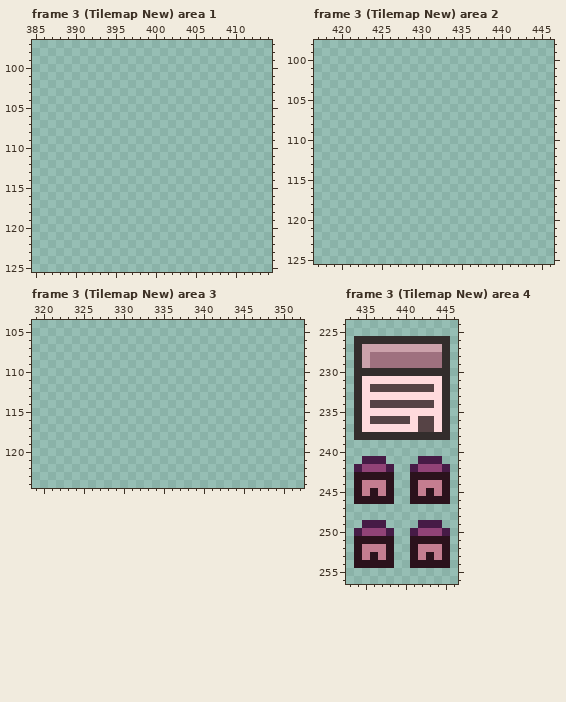
Pixel-art file: assets/sprites/basesheet.ase. This is how it looked before the edit.
512x512 pixels, 7 frames. Colours within 5 levels of each other are drawn and written as one. Shown: frame 3 (Tilemap New) area 1: x 385..414, y 97..125; frame 3 (Tilemap New) area 2: x 417..446, y 98..125; frame 3 (Tilemap New) area 3: x 319..352, y 104..124; frame 3 (Tilemap New) area 4: x 433..446, y 224..256. The commit also changed other frames or places, which this record leaves out.
New version:
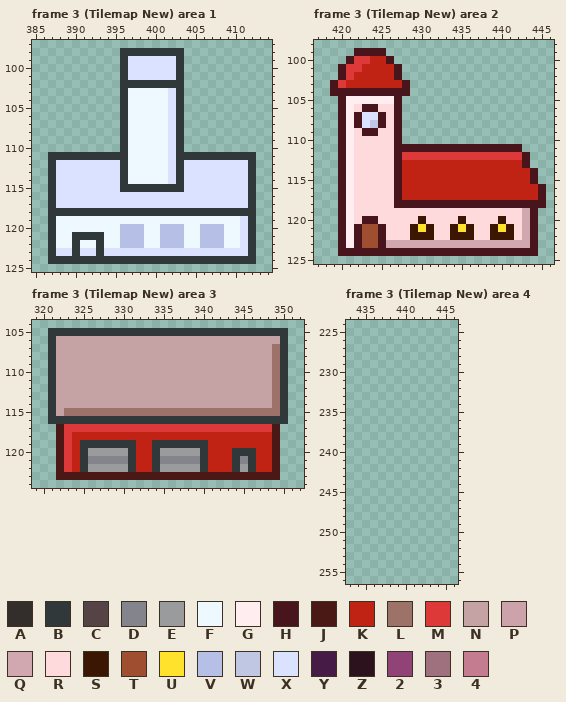
Palette (. is transparent): A #332d2c  B #303839  C #564345  D #84858c  E #999b9d  F #edf8ff  G #ffedef  H #47151b  J #4a1915  K #c02214  L #9c7269  M #dd3939  N #c5a2a4  P #cca2ab  Q #d1a8b0  R #ffdadd  S #3a1603  T #9f4f30  U #ffe22c  V #b6c0e6  W #bfc7e3  X #dae2ff  Y #461b46  Z #2b121c  2 #914377  3 #9f717f  4 #c47d90
From the commit log: add building drafts
Change:
--- frame 3 (Tilemap New) area 1, layer "Layer 1"
@@ x 385..414 @@
  97 ..............................
- 98 ..............................
- 99 ..............................
-100 ..............................
-101 ..............................
-102 ..............................
-103 ..............................
-104 ..............................
-105 ..............................
-106 ..............................
-107 ..............................
-108 ..............................
-109 ..............................
-110 ..............................
-111 ..............................
-112 ..............................
-113 ..............................
-114 ..............................
-115 ..............................
-116 ..............................
-117 ..............................
-118 ..............................
-119 ..............................
-120 ..............................
-121 ..............................
-122 ..............................
-123 ..............................
-124 ..............................
+ 98 ...........BBBBBBBB...........
+ 99 ...........BXXXXXXB...........
+100 ...........BXXXXXXB...........
+101 ...........BXXXXXXB...........
+102 ...........BBBBBBBB...........
+103 ...........BFFFFFXB...........
+104 ...........BFFFFFXB...........
+105 ...........BFFFFFXB...........
+106 ...........BFFFFFXB...........
+107 ...........BFFFFFXB...........
+108 ...........BFFFFFXB...........
+109 ...........BFFFFFXB...........
+110 ...........BFFFFFXB...........
+111 ..BBBBBBBBBBFFFFFXBBBBBBBBBB..
+112 ..BXXXXXXXXBFFFFFXBXXXXXXXXB..
+113 ..BXXXXXXXXBFFFFFXBXXXXXXXXB..
+114 ..BXXXXXXXXBFFFFFXBXXXXXXXXB..
+115 ..BXXXXXXXXBBBBBBBBXXXXXXXXB..
+116 ..BXXXXXXXXXXXXXXXXXXXXXXXXB..
+117 ..BXXXXXXXXXXXXXXXXXXXXXXXXB..
+118 ..BBBBBBBBBBBBBBBBBBBBBBBBBB..
+119 ..BFFFFFFFFFFFFFFFFFFFFFFFXB..
+120 ..BFFFFFFFFVVVFFVVVFFVVVFFXB..
+121 ..BFFBBBBFFVVVFFVVVFFVVVFFXB..
+122 ..BFFBFFBFFVVVFFVVVFFVVVFFXB..
+123 ..BXXBXXBXXXXXXXXXXXXXXXXXXB..
+124 ..BBBBBBBBBBBBBBBBBBBBBBBBBB..
 125 ..............................
--- frame 3 (Tilemap New) area 2, layer "Layer 1"
@@ x 417..446 @@
  98 ..............................
- 99 ..............................
-100 ..............................
-101 ..............................
-102 ..............................
-103 ..............................
-104 ..............................
-105 ..............................
-106 ..............................
-107 ..............................
-108 ..............................
-109 ..............................
-110 ..............................
-111 ..............................
-112 ..............................
-113 ..............................
-114 ..............................
-115 ..............................
-116 ..............................
-117 ..............................
-118 ..............................
-119 ..............................
-120 ..............................
-121 ..............................
-122 ..............................
-123 ..............................
-124 ..............................
+ 99 .....HHHH.....................
+100 ....HMMKKH....................
+101 ...HMMKKKKH...................
+102 ...HMKKKKKH...................
+103 ..HMKKKKKKKH..................
+104 ..HHHHHHHHHH..................
+105 ...HGGGGGGH...................
+106 ...HGRHHRRH...................
+107 ...HGHXXHRH...................
+108 ...HGHXWHRH...................
+109 ...HGRHHRRH...................
+110 ...HGRRRRRH...................
+111 ...HGRRRRRHHHHHHHHHHHHHHHH....
+112 ...HGRRRRRHMMMMMMMMMMMMMMMH...
+113 ...HGRRRRRHKKKKKKKKKKKKKKKH...
+114 ...HGRRRRRHKKKKKKKKKKKKKKKKH..
+115 ...HGRRRRRHKKKKKKKKKKKKKKKKH..
+116 ...HGRRRRRHKKKKKKKKKKKKKKKKKH.
+117 ...HGRRRRRHKKKKKKKKKKKKKKKKKH.
+118 ...HGRRRRRHHHHHHHHHHHHHHHHHHH.
+119 ...HGRRRRRRRRRRRRRRRRRRRRRQH..
+120 ...HGRHHRRRRRSRRRRSRRRRSRRQH..
+121 ...HGHTTHRRRSUSRRSUSRRSUSRQH..
+122 ...HGHTTHRRRSSSRRSSSRRSSSRQH..
+123 ...HGHTTHQQQQQQQQQQQQQQQQQQH..
+124 ...HHHHHHHHHHHHHHHHHHHHHHHHH..
 125 ..............................
--- frame 3 (Tilemap New) area 3, layer "Layer 1"
@@ x 319..352 @@
 104 ..................................
-105 ..................................
-106 ..................................
-107 ..................................
-108 ..................................
-109 ..................................
-110 ..................................
-111 ..................................
-112 ..................................
-113 ..................................
-114 ..................................
-115 ..................................
-116 ..................................
-117 ..................................
-118 ..................................
-119 ..................................
-120 ..................................
-121 ..................................
-122 ..................................
-123 ..................................
+105 ..BBBBBBBBBBBBBBBBBBBBBBBBBBBBBB..
+106 ..BNNNNNNNNNNNNNNNNNNNNNNNNNNNNB..
+107 ..BNNNNNNNNNNNNNNNNNNNNNNNNNNNLB..
+108 ..BNNNNNNNNNNNNNNNNNNNNNNNNNNNLB..
+109 ..BNNNNNNNNNNNNNNNNNNNNNNNNNNNLB..
+110 ..BNNNNNNNNNNNNNNNNNNNNNNNNNNNLB..
+111 ..BNNNNNNNNNNNNNNNNNNNNNNNNNNNLB..
+112 ..BNNNNNNNNNNNNNNNNNNNNNNNNNNNLB..
+113 ..BNNNNNNNNNNNNNNNNNNNNNNNNNNNLB..
+114 ..BNNNNNNNNNNNNNNNNNNNNNNNNNNNLB..
+115 ..BNLLLLLLLLLLLLLLLLLLLLLLLLLLLB..
+116 ..BBBBBBBBBBBBBBBBBBBBBBBBBBBBBB..
+117 ...JMMMMMMMMMMMMMMMMMMMMMMMMMMJ...
+118 ...JMKKKKKKKKKKKKKKKKKKKKKKKKKJ...
+119 ...JMKBBBBBBBKKBBBBBBBKKKKKKKKJ...
+120 ...JMKBEEEEEBKKBEEEEEBKKKBBBKKJ...
+121 ...JMKBDDDDDBKKBDDDDDBKKKBDBKKJ...
+122 ...JMKBEEEEEBKKBEEEEEBKKKBEBKKJ...
+123 ...JJJJJJJJJJJJJJJJJJJJJJJJJJJJ...
 124 ..................................
--- frame 3 (Tilemap New) area 4, layer "Layer 1"
@@ x 433..446 @@
 225 ..............
-226 .AAAAAAAAAAAA.
-227 .APPPPPPPPPPA.
-228 .AP333333333A.
-229 .AP333333333A.
-230 .AAAAAAAAAAAA.
-231 .ARRRRRRRRRRA.
-232 .ARCCCCCCCCRA.
-233 .ARRRRRRRRRRA.
-234 .ARCCCCCCCCRA.
-235 .ARRRRRRRRRRA.
-236 .ARCCCCCRCCRA.
-237 .ARRRRRRRCCRA.
-238 .AAAAAAAAAAAA.
+226 ..............
+227 ..............
+228 ..............
+229 ..............
+230 ..............
+231 ..............
+232 ..............
+233 ..............
+234 ..............
+235 ..............
+236 ..............
+237 ..............
+238 ..............
 239 ..............
 240 ..............
-241 ..YYY....YYY..
-242 .Y222Y..Y222Y.
-243 .ZZZZZ..ZZZZZ.
-244 .Z444Z..Z444Z.
-245 .Z4Z4Z..Z4Z4Z.
-246 .ZZZZZ..ZZZZZ.
+241 ..............
+242 ..............
+243 ..............
+244 ..............
+245 ..............
+246 ..............
 247 ..............
 248 ..............
-249 ..YYY....YYY..
-250 .Y222Y..Y222Y.
-251 .ZZZZZ..ZZZZZ.
-252 .Z444Z..Z444Z.
-253 .Z4Z4Z..Z4Z4Z.
-254 .ZZZZZ..ZZZZZ.
+249 ..............
+250 ..............
+251 ..............
+252 ..............
+253 ..............
+254 ..............
 255 ..............
Pixel boxes of the changes (left, top, right, bottom) in both pictures:
added: (48, 48, 256, 264)
added: (330, 48, 546, 256)
added: (48, 328, 288, 480)
erased: (354, 336, 450, 568)
